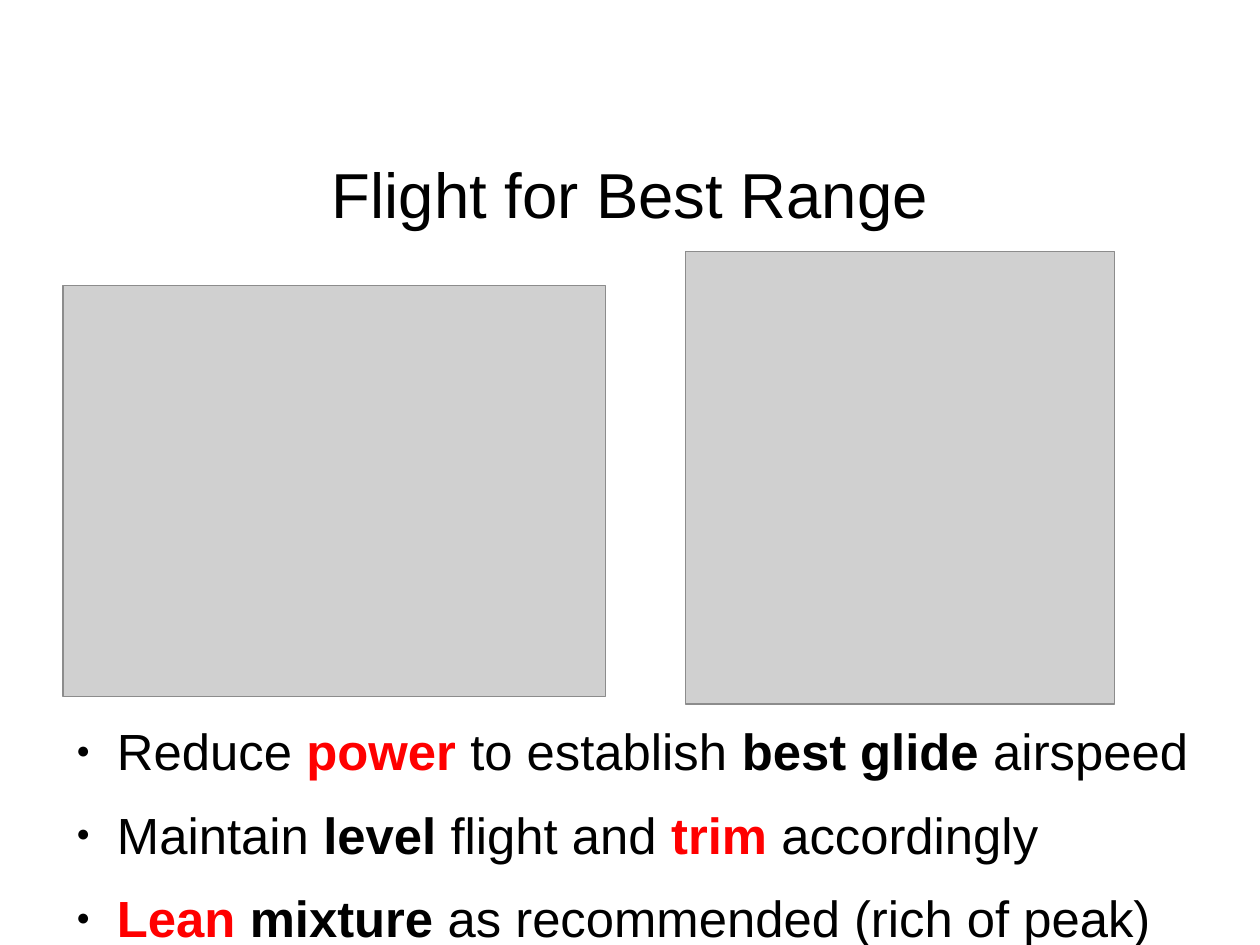
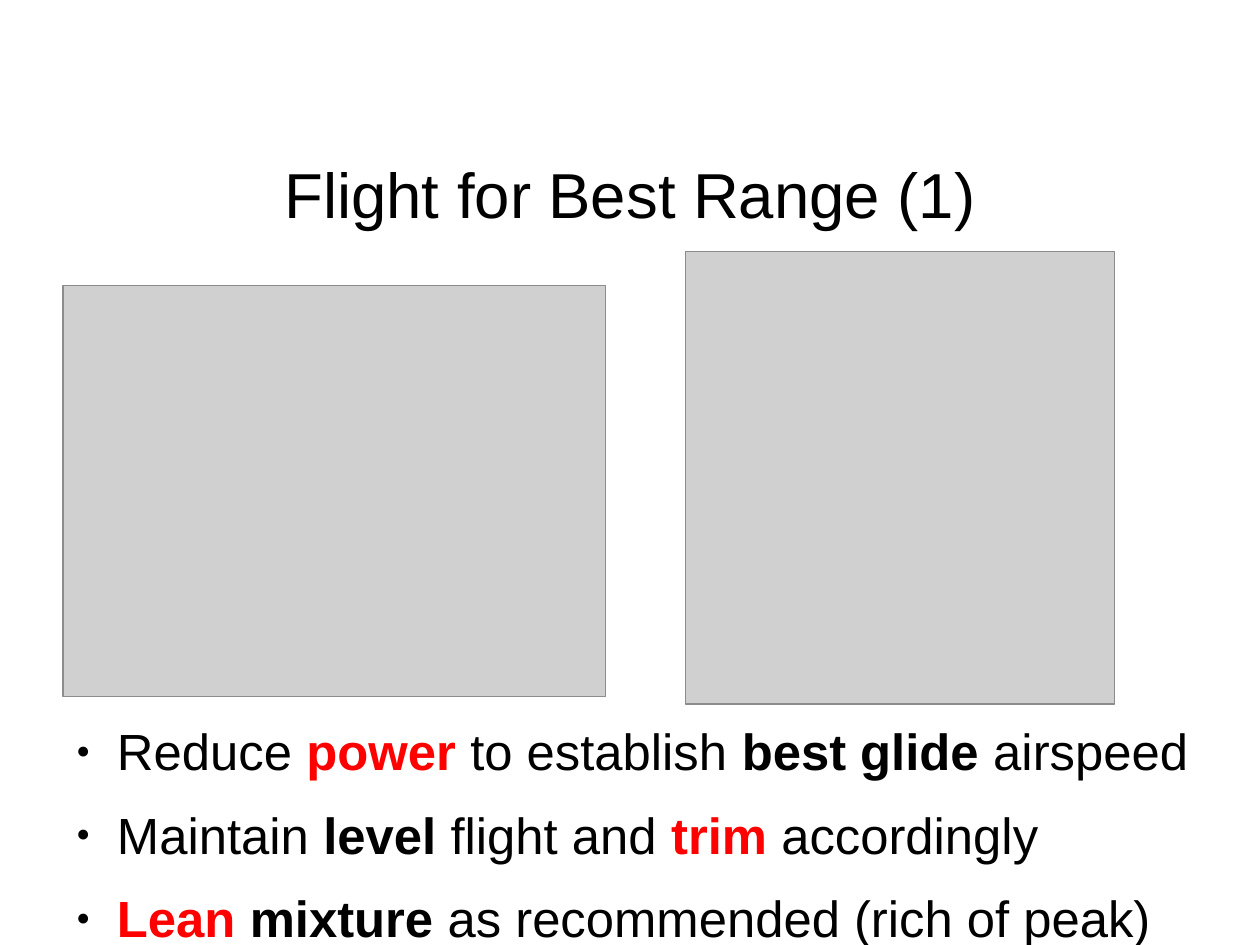
Before and after one commit to stephanheinemann/flight, a slide deck: slide 8 of FI/RangeAndEndurance/RangeAndEndurance.odp. Drawn at 1260x945 pixels with LibreOffice and Linux fonts; fonts in the diff are those of the drawing; grey boxes stand for pictures; background and template pictures are left out. Boxes give left, top, right and bottom in pixels: in the first picture for what was removed or moved away, otherwise in the second. Text is boxed around its words. In the diff, an @@ line names an element or a change of style, - is before the commit and + after.

Commit message:
changed range and endurance presentation

```diff
--- a/FI/RangeAndEndurance/RangeAndEndurance.odp
+++ b/FI/RangeAndEndurance/RangeAndEndurance.odp
@@ title at [284,172,976,230]: text changed @@
-Flight for Best Range
+Flight for Best Range (1)
```
Also in this commit, not shown: 2 other slides changed, 1 slide added, 2 other files.
